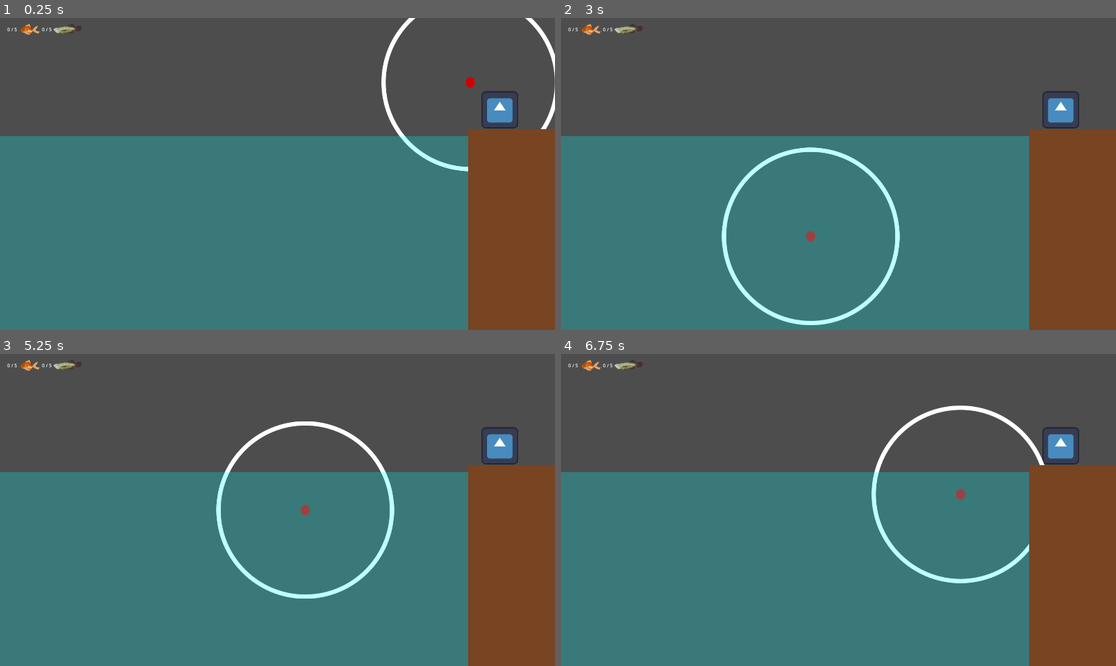
Above: before the commit, frames 1-4 (two rows, left to right).
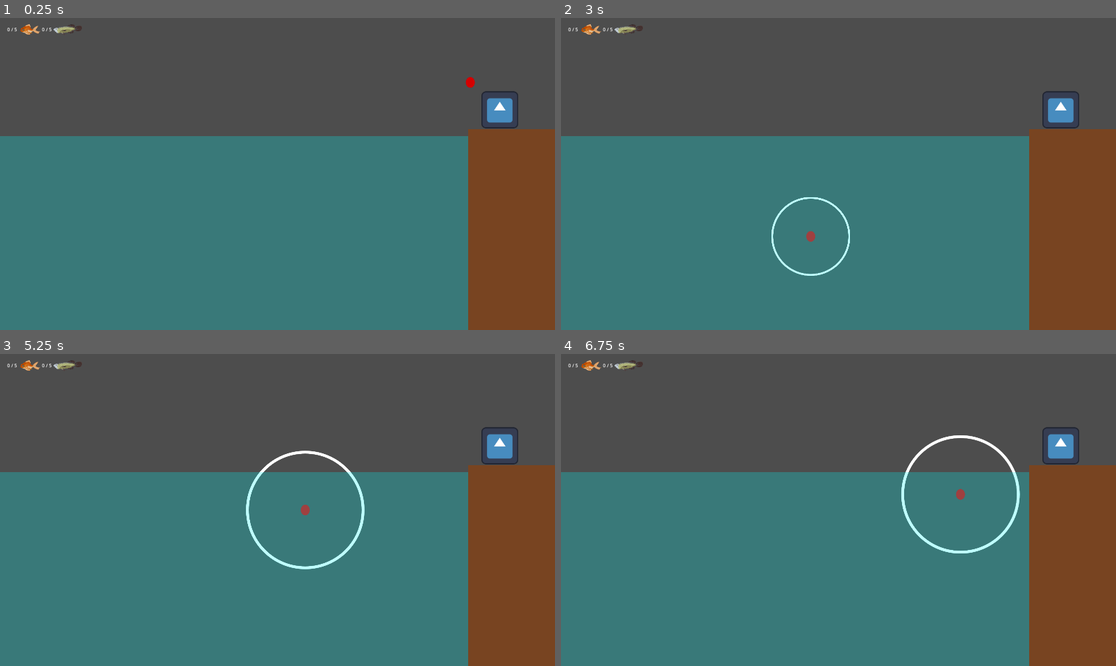
Above: after the commit, the same moments.

Repository: RajwolChapagain/Fishing-Mini-Game
Game: Godot game, scene res://main.tscn
Same seed, same stepped clock (60 frames per second), same inputs: the game is played once before the commit and once after it. The engine's default icon, where the game draws it, is replaced by a stand-in: a white triangle on a blue panel in a dark square.
Inputs (mouse positions are in pixels of both pictures, inside the frame that each line leads up to):
- Up to frame 1 (0.25 s): no input
- Up to frame 2 (3 s): tap Enter at 0.5, 2.75 s; move the mouse to (960, 158) at 0.52 s; press the mouse at (960, 158) at 0.53 s; move the mouse to (727, 189) at 1.27 s; release the mouse at (727, 189) at 1.28 s; click (727, 189) at 1.35 s; tap Space at 2 s; move the mouse to (894, 105) at 2.02 s; press the mouse at (894, 105) at 2.03 s; move the mouse to (810, 236) at 2.77 s; release the mouse at (810, 236) at 2.78 s; click (810, 236) at 2.85 s
- Up to frame 3 (5.25 s): move the mouse to (444, 556) at 3.52 s; press the mouse at (444, 556) at 3.53 s; tap Space at 4.25 s; move the mouse to (111, 463) at 4.27 s; release the mouse at (111, 463) at 4.28 s; click (111, 463) at 4.35 s; tap Enter at 5 s; move the mouse to (305, 510) at 5.02 s; press the mouse at (305, 510) at 5.03 s
- Up to frame 4 (6.75 s): move the mouse to (755, 432) at 5.77 s; release the mouse at (755, 432) at 5.78 s; click (755, 432) at 5.85 s; tap Space at 6.5 s; move the mouse to (960, 494) at 6.52 s; press the mouse at (960, 494) at 6.53 s

The runs differ from the first frame. In frame 1, 0.8% of the frame differs, in the area x 68-100%, y 0-50%; in frame 2, 1.8%; in frame 3, 2.1%, in the area x 38-72%, y 21-79%; in frame 4, 1.9%.

Commit message:
Tween the spook radius indicator

Diff:
--- a/fisherman.gd
+++ b/fisherman.gd
@@ -30,8 +30,13 @@
 	if pos.x < $Marker2D.global_position.x and pos.y > water_level:
 		$Bobber.global_position = pos
 		is_thrown = true
-		await get_tree().create_timer(0.1).timeout
+		$Bobber/SpookRadius/Sprite2D.visible = true
+		var tween = get_tree().create_tween()
+		tween.tween_property($Bobber/SpookRadius/Sprite2D, "scale", Vector2(1, 1), 0.3)
+		await get_tree().create_timer(0.5).timeout
 		$Bobber/SpookRadius.monitorable = false
+		$Bobber/SpookRadius/Sprite2D.scale = Vector2.ZERO
+		$Bobber/SpookRadius/Sprite2D.visible = false
 
 func pull_fishing_line():
 	clicks_to_pull = 0
--- a/fisherman.tscn
+++ b/fisherman.tscn
@@ -34,6 +34,8 @@
 debug_color = Color(0.937255, 0.152941, 0.498039, 0.419608)
 
 [node name="Sprite2D" type="Sprite2D" parent="Bobber/SpookRadius"]
+visible = false
+scale = Vector2(1e-05, 1e-05)
 texture = ExtResource("4_1ccs1")
 
 [connection signal="area_entered" from="Bobber" to="." method="_on_bobber_area_entered"]
